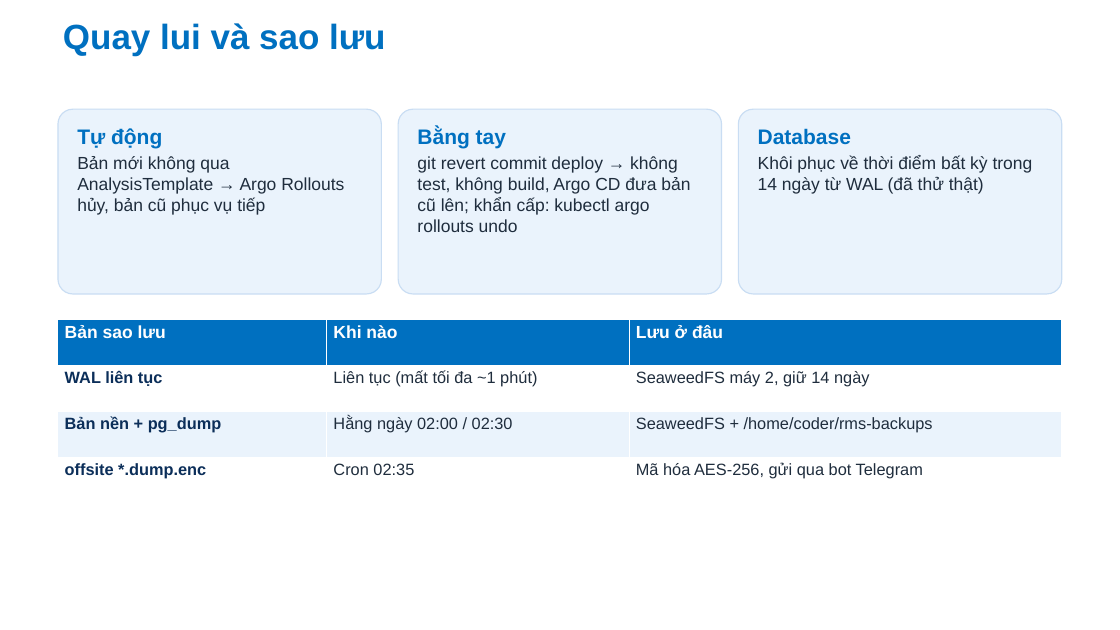
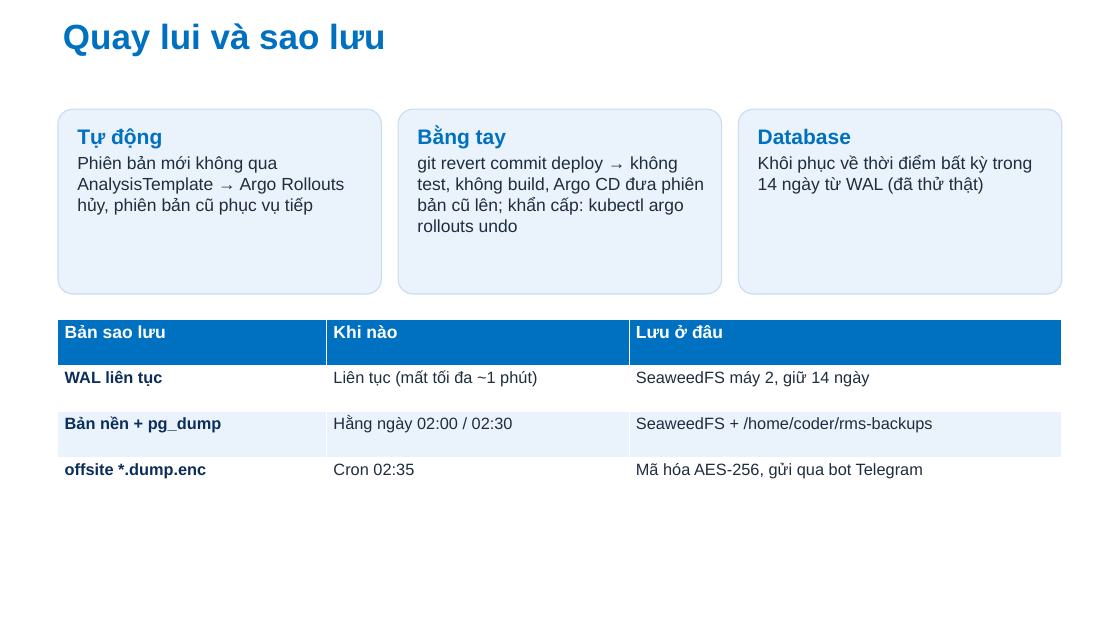
Before and after one commit to Anpham120/restaurant-management-system, a slide deck: slide 16 of docs/bao-cao/Slide_TrienKhaiPhanMem_AtlasRestaurant.pptx. Drawn at 1120x630 pixels with LibreOffice and Linux fonts; fonts in the diff are those of the drawing; background and template pictures are left out. Boxes give left, top, right and bottom in pixels: in the first picture for what was removed or moved away, otherwise in the second. Text is boxed around its words. In the diff, an @@ line names an element or a change of style, - is before the commit and + after.

```diff
--- a/docs/bao-cao/Slide_TrienKhaiPhanMem_AtlasRestaurant.pptx
+++ b/docs/bao-cao/Slide_TrienKhaiPhanMem_AtlasRestaurant.pptx
@@ text at [77, 156, 344, 215]: text changed @@
-Bản mới không qua AnalysisTemplate → Argo Rollouts hủy, bản cũ phục vụ tiếp
+Phiên bản mới không qua AnalysisTemplate → Argo Rollouts hủy, phiên bản cũ phục vụ tiếp
@@ text at [417, 156, 704, 232]: text changed @@
-git revert commit deploy → không test, không build, Argo CD đưa bản cũ lên; khẩn cấp: kubectl argo rollouts undo
+git revert commit deploy → không test, không build, Argo CD đưa phiên bản cũ lên; khẩn cấp: kubectl argo rollouts undo
```
Also in this commit, not shown: 6 other slides changed, 6 other files.
